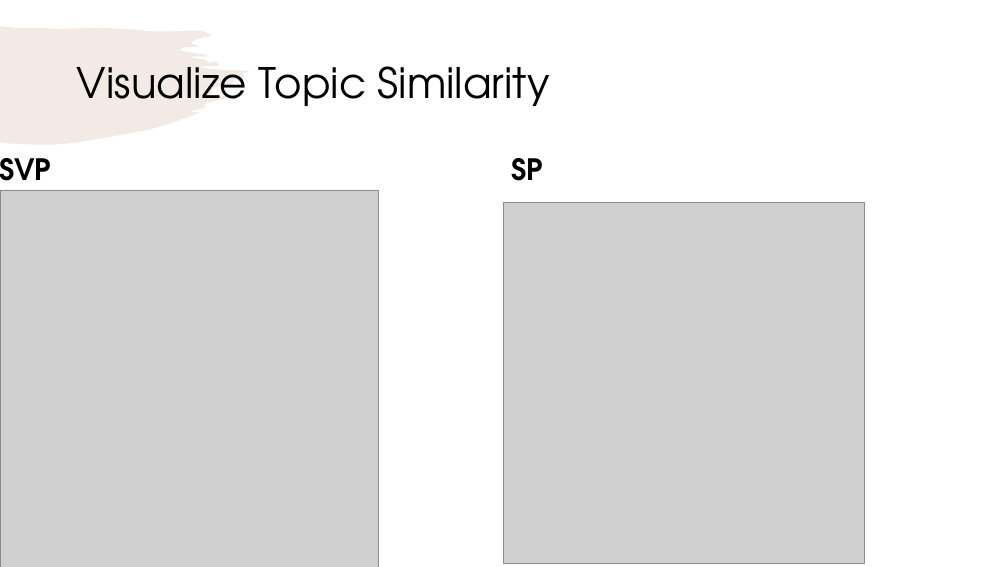
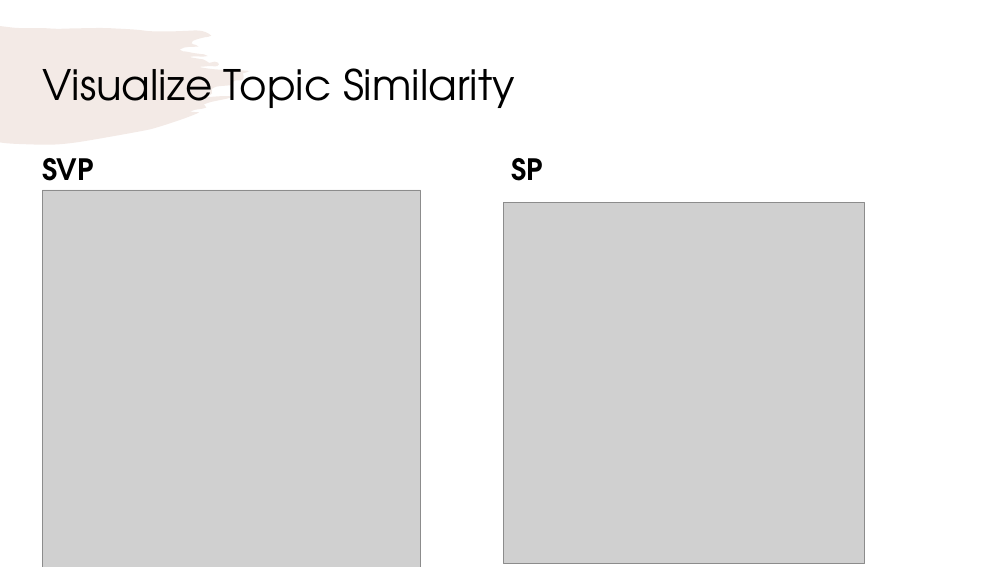
Before and after one commit to rfahrn/Exercise_3, a slide deck: slide 9 of Report – Key Findings.pptx. Drawn at 1008x567 pixels with LibreOffice and Linux fonts; fonts in the diff are those of the drawing; grey boxes stand for pictures. Boxes give left, top, right and bottom in pixels: in the first picture for what was removed or moved away, otherwise in the second. Text is boxed around its words. In the diff, an @@ line names an element or a change of style, - is before the commit and + after.

```diff
--- a/Report – Key Findings.pptx
+++ b/Report – Key Findings.pptx
@@ title "Visualize Topic Similarity": place and size @@
-title "Visualize Topic Similarity" at [77, 66, 550, 106]
+title "Visualize Topic Similarity" at [42, 68, 515, 108]
@@ text "SVP": place and size @@
-text "SVP" at [0, 158, 51, 193]
+text "SVP" at [42, 158, 94, 193]
@@ picture: place and size @@
-picture at [0, 190, 378, 567]
+picture at [43, 190, 421, 567]
```
Also in this commit, not shown: 10 other slides changed, 1 other file.
